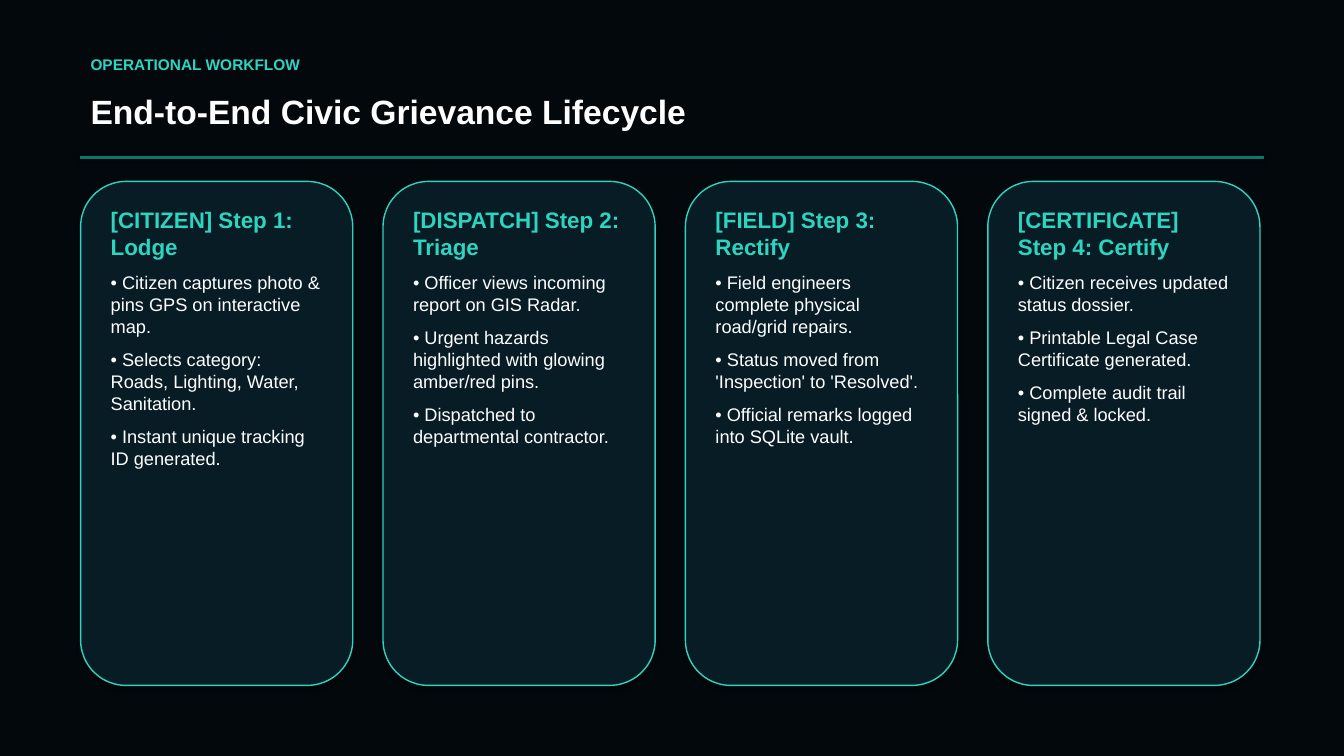
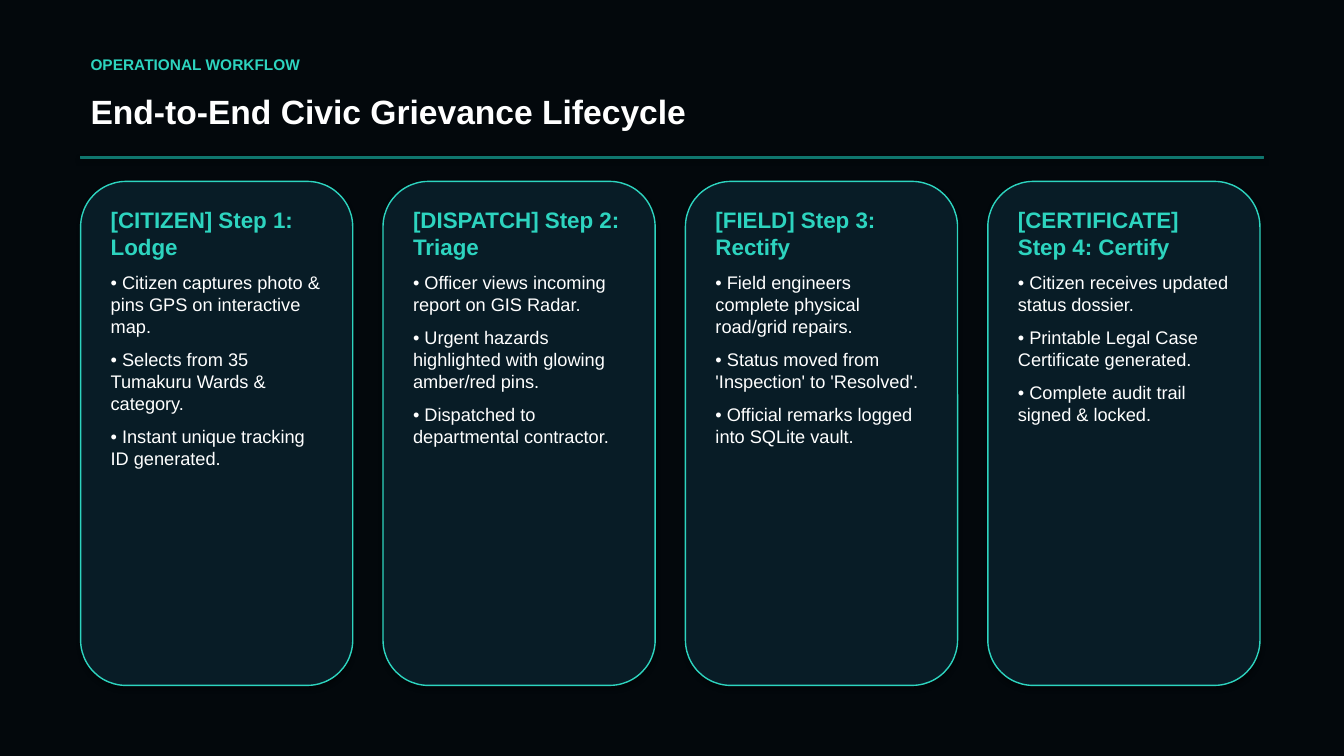
Before and after one commit to chinmaymr7090/CitizenShield, a slide deck: slide 8 of CitizenShield_Presentation.pptx (slide 7 before the commit). Drawn at 1344x756 pixels with LibreOffice and Linux fonts; fonts in the diff are those of the drawing. Boxes give left, top, right and bottom in pixels: in the first picture for what was removed or moved away, otherwise in the second. Text is boxed around its words. In the diff, an @@ line names an element or a change of style, - is before the commit and + after.

Commit message:
Update presentation (.pptx) with Tumakuru 35 wards and Admin ID/Password workflow

```diff
--- a/CitizenShield_Presentation.pptx
+++ b/CitizenShield_Presentation.pptx
@@ text at bbox=[111, 352, 249, 414]: text changed @@
-• Selects category: Roads, Lighting, Water, Sanitation.
+• Selects from 35 Tumakuru Wards & category.
```
Also in this commit, not shown: 10 other slides changed, 1 slide added, 1 slide removed, 1 other file.
